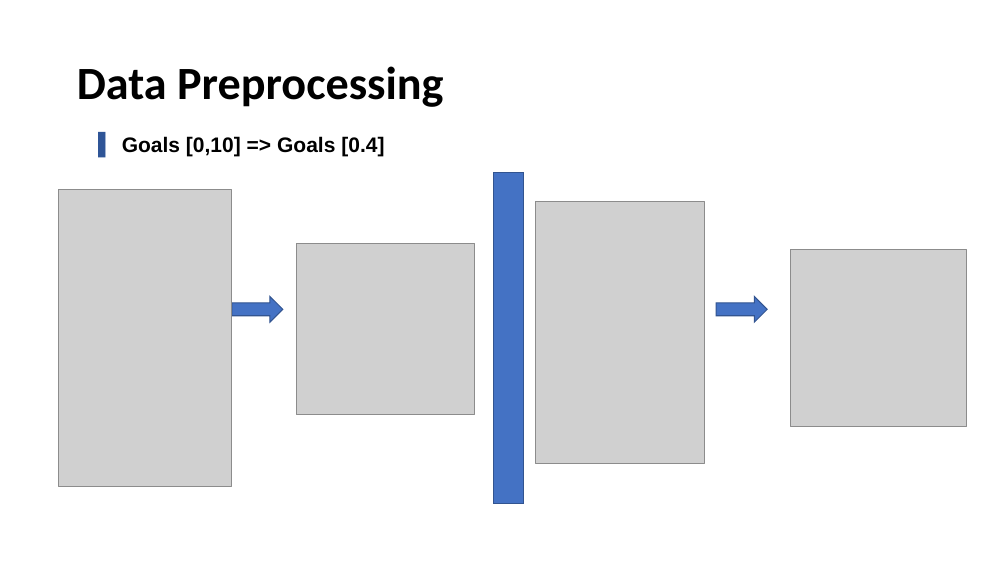
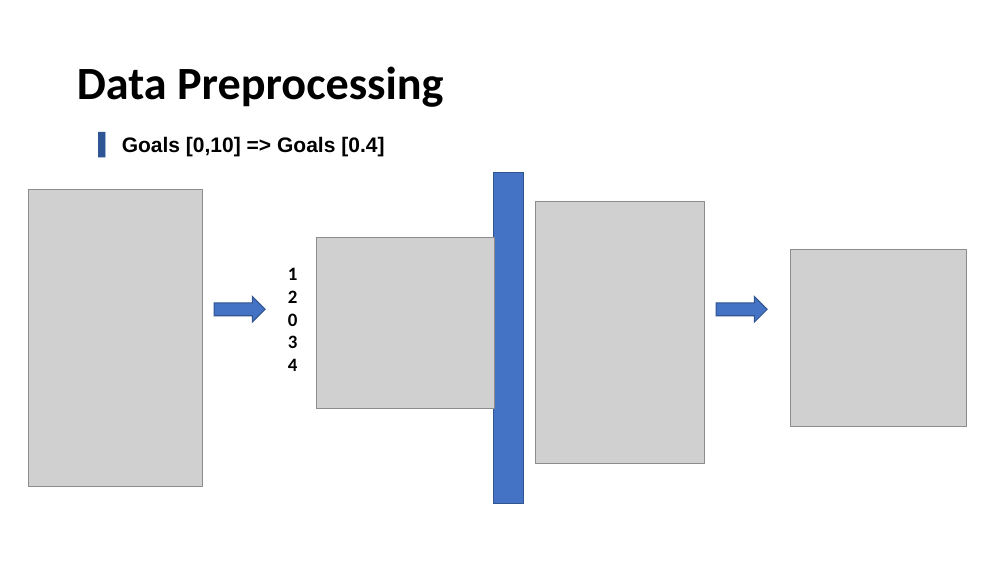
Before and after one commit to Khaledjallouli/project, a slide deck: slide 3 of Daily/sprint8/Sprint8_Review.pptx. Drawn at 1008x567 pixels with LibreOffice and Linux fonts; fonts in the diff are those of the drawing; grey boxes stand for pictures; background and template pictures are left out. Boxes give left, top, right and bottom in pixels: in the first picture for what was removed or moved away, otherwise in the second. Text is boxed around its words. In the diff, an @@ line names an element or a change of style, - is before the commit and + after.

```diff
--- a/Daily/sprint8/Sprint8_Review.pptx
+++ b/Daily/sprint8/Sprint8_Review.pptx
@@ picture: place and size @@
-picture at box(58, 190, 231, 487)
+picture at box(29, 190, 202, 487)
@@ picture: place and size @@
-picture at box(296, 243, 475, 415)
+picture at box(316, 237, 495, 409)
@@ text added at box(288, 267, 298, 371), 18 pt, text #000000, bold @@
+1
+2
+0
+3
+4
@@ right arrow: place and size @@
-right arrow at box(232, 296, 283, 322)
+right arrow at box(214, 296, 265, 322)
```
Also in this commit, not shown: 2 other slides changed, 1 slide added.
